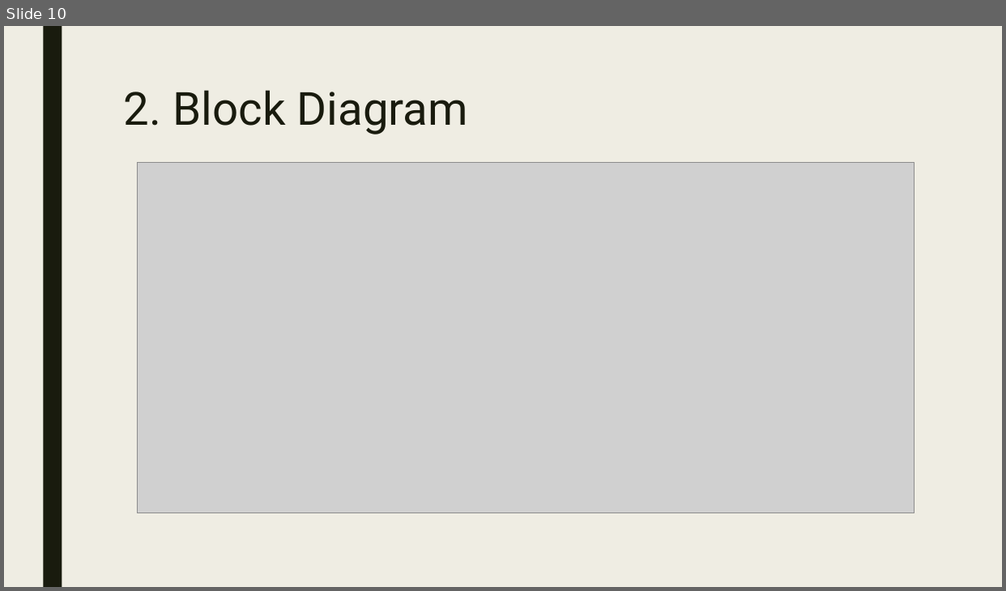
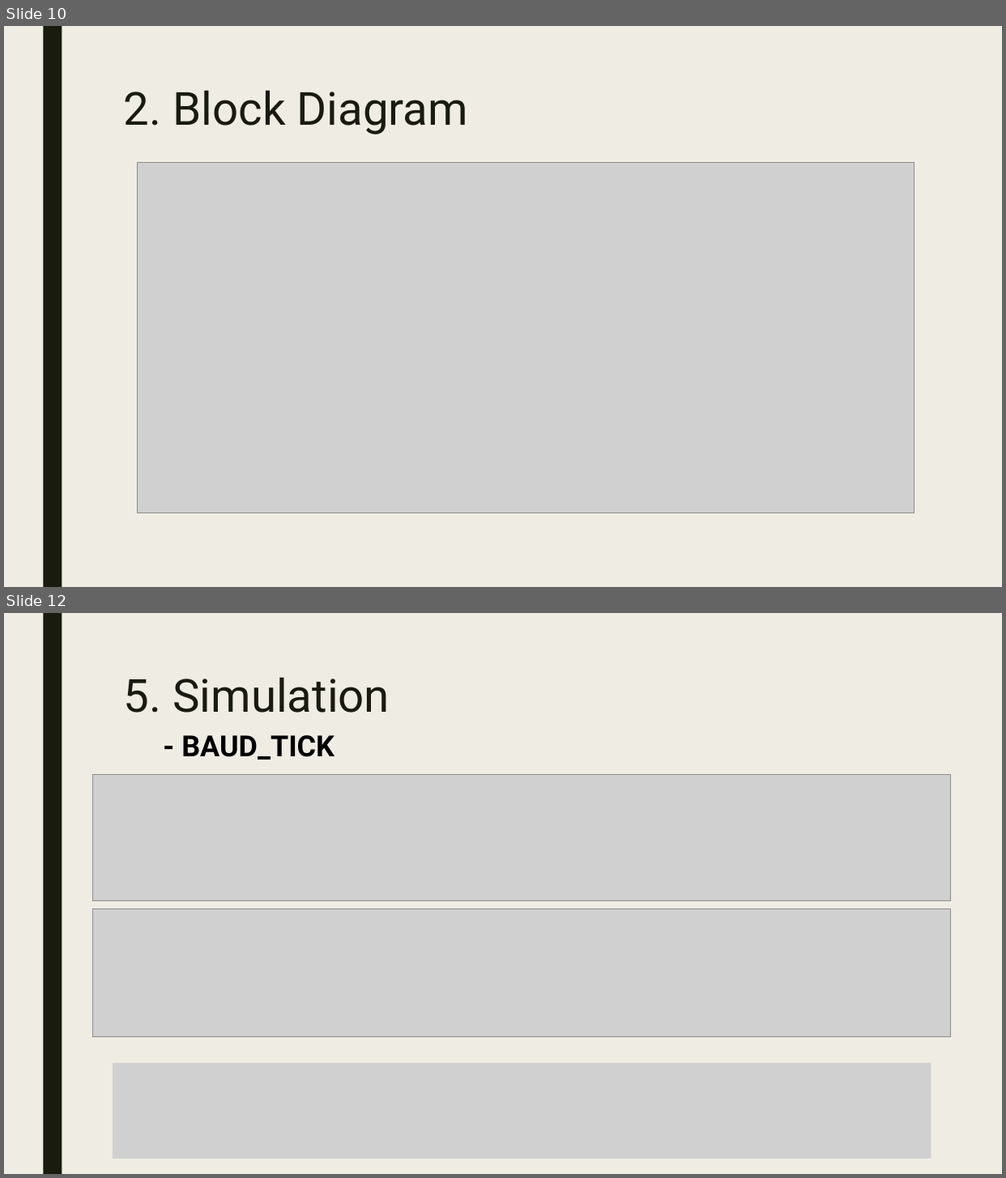
Before and after one commit to JunHyoung0608/Verilog_2026_Project, a slide deck: L01_uart_stopwatch_watch/이준형_stopwatch_watch_rev1.pptx. Shown one above the other, each under a label of ours: slide 10 before the commit, slides 10 and 12 after it; the slides between them are not shown. The pictures are 1006x591 and 1006x1178 pixels, drawn with LibreOffice and Linux fonts; fonts in the diff are those of the drawing; grey boxes stand for pictures. Boxes give left, top, right and bottom in pixels: in the first picture for what was removed or moved away, otherwise in the second. Text is boxed around its words. In the diff, an @@ line names an element or a change of style, - is before the commit and + after.

```diff
--- a/L01_uart_stopwatch_watch/이준형_stopwatch_watch_rev1.pptx
+++ b/L01_uart_stopwatch_watch/이준형_stopwatch_watch_rev1.pptx
@@ slide 12 added at bbox=[4, 613, 1002, 1174], background #EFEDE3; not listed: 1 template element that a slide beside it also shows @@
@@ title added at bbox=[124, 677, 390, 713], 44 pt, text #191B0E @@
+5. Simulation
@@ text added at bbox=[181, 735, 334, 760], 28 pt, text #000000, bold @@
+- BAUD_TICK
@@ picture added at bbox=[93, 775, 951, 901] @@
@@ picture added at bbox=[93, 909, 951, 1037] @@
@@ picture added at bbox=[113, 1063, 931, 1159] @@
```
Also in this commit, not shown: 1 slide changed, 11 other slides added, 37 slides removed, 4 other files.
